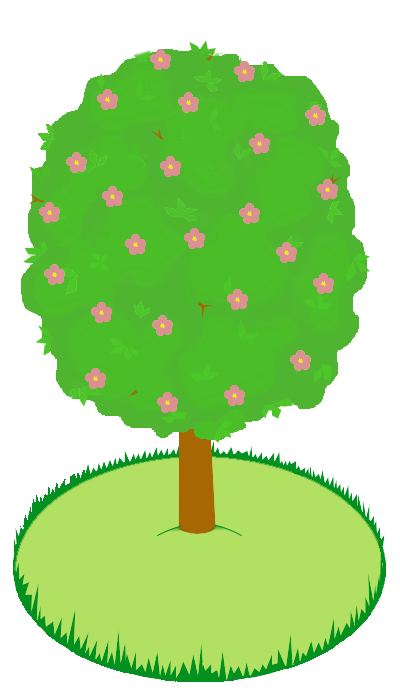
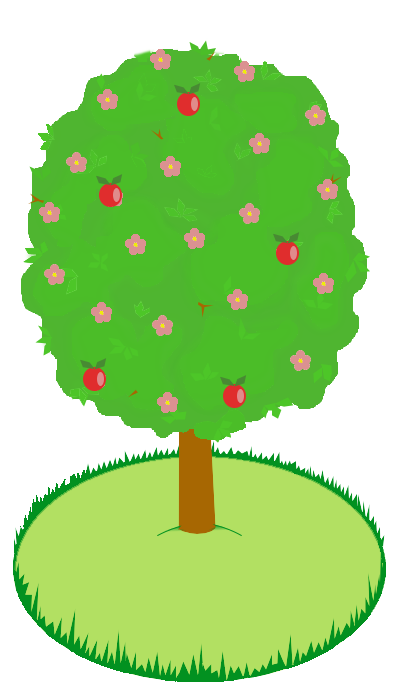
Layer changes from the first 400 × 700 image to the second:
added layer "дерево - 24" in group "Группа слоёв" over [80, 83, 299, 408]
hid "дерево - 23" over [80, 83, 299, 408]
